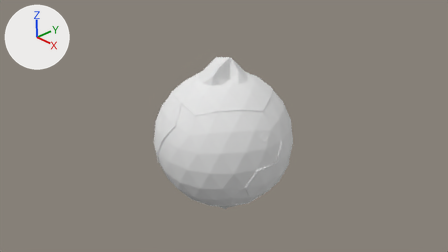
A saved change to the Blender file res/res/entities/planet/planet.blend.
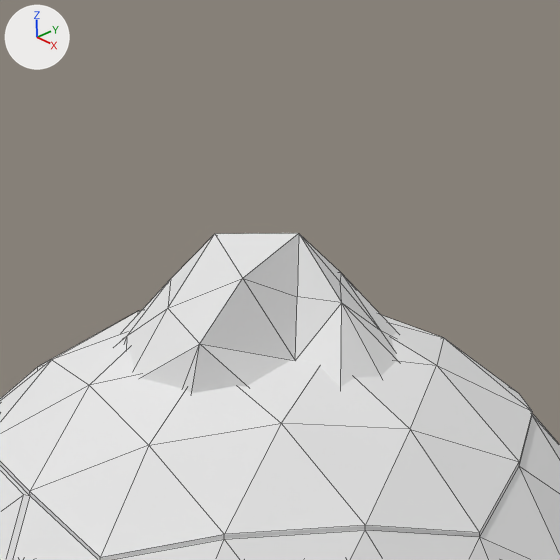
There are two pictures of each version: one from the file's camera 'Camera', one close up on the part from 39% to 62% of the width and 6% to 46% of the height. Arrows for +X, +Y and +Z are at upper left; the lights stay in place. The close-ups show mesh edges as thin lines.
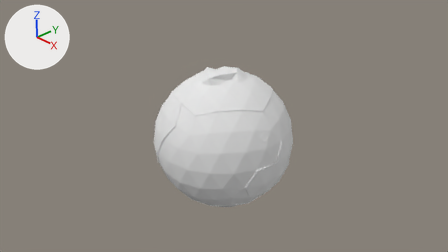
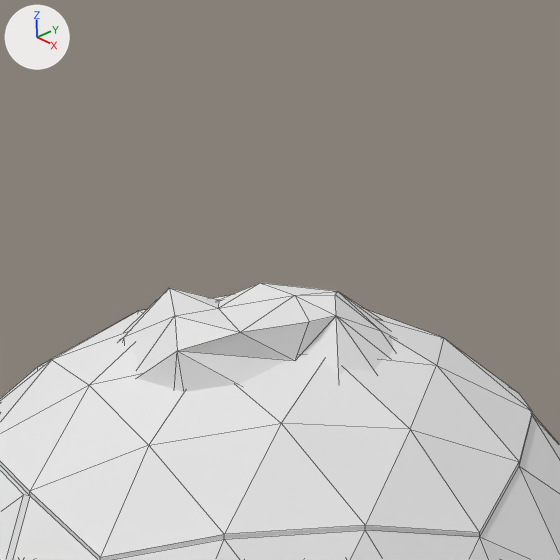
Boxes [x1, y1, x2, y2] around the edits, measured in the close-ups (560 x 560 px; the box of a moved part takes in the faces that stretch with it):
'Icosphere', reshaped: before [0, 233, 560, 560]; after [0, 283, 560, 560]
part 1 of me_icosphere, moved or reshaped: before [118, 233, 397, 393]; after [120, 283, 393, 392]

The change, as a list of edits to the scene's bpy script:
```text
Change me_icosphere:
    where me_icosphere.from_pydata(...)  # 401 vertices, 566 faces; spans x -1.01..1.01, y -1.0..1.0, z -1.2..1.22
    used by ob_icosphere; location = (0.0, 0.0, 0.0)
    me_icosphere part 1
    me_icosphere.vertices[58].co: (-0.22, -0.23, 0.96) -> (-0.24, -0.22, 0.95)  # pixel (127, 335) -> pixel (124, 336)
    me_icosphere.vertices[59].co: (-0.23, -0.08, 1.07) -> (-0.24, -0.07, 1.04)  # pixel (170, 278) -> pixel (169, 287)
    me_icosphere.vertices[62].co: (-0.07, -0.22, 1.07) -> (-0.07, -0.21, 1.05)  # pixel (167, 308) -> pixel (174, 315)
    me_icosphere.vertices[63].co: (-0.07, -0.07, 1.22) -> (-0.05, -0.08, 1.04)  # pixel (214, 233) -> pixel (218, 308)
    me_icosphere.vertices[64].co: (-0.07, 0.08, 1.08) -> (-0.06, 0.07, 1.06)  # not seen -> pixel (260, 282)
    me_icosphere.vertices[66].co: (0.13, -0.31, 1.05) -> (0.08, -0.34, 1.03)  # pixel (199, 343) -> pixel (177, 350)
    me_icosphere.vertices[67].co: (0.13, -0.16, 1.18) -> (0.15, -0.2, 1.06)  # pixel (242, 278) -> pixel (240, 332)
    me_icosphere.vertices[68].co: (0.07, 0.07, 1.22) -> (0.08, 0.06, 1.07)  # pixel (298, 233) -> pixel (294, 295)
    me_icosphere.vertices[69].co: (0.07, 0.22, 1.08) -> (0.08, 0.2, 1.04)  # pixel (340, 272) -> pixel (337, 291)
    me_icosphere.vertices[72].co: (0.22, 0.07, 1.08) -> (0.21, 0.07, 1.04)  # pixel (341, 302) -> pixel (336, 315)
    me_icosphere.vertices[74].co: (0.14, 0.0, 1.1) -> (0.21, -0.02, 1.05)  # pixel (297, 296) -> pixel (309, 321)
    me_icosphere.vertices[75].co: (0.14, 0.14, 1.1) -> (0.14, 0.14, 1.06)  # pixel (340, 282) -> pixel (335, 294)
```
